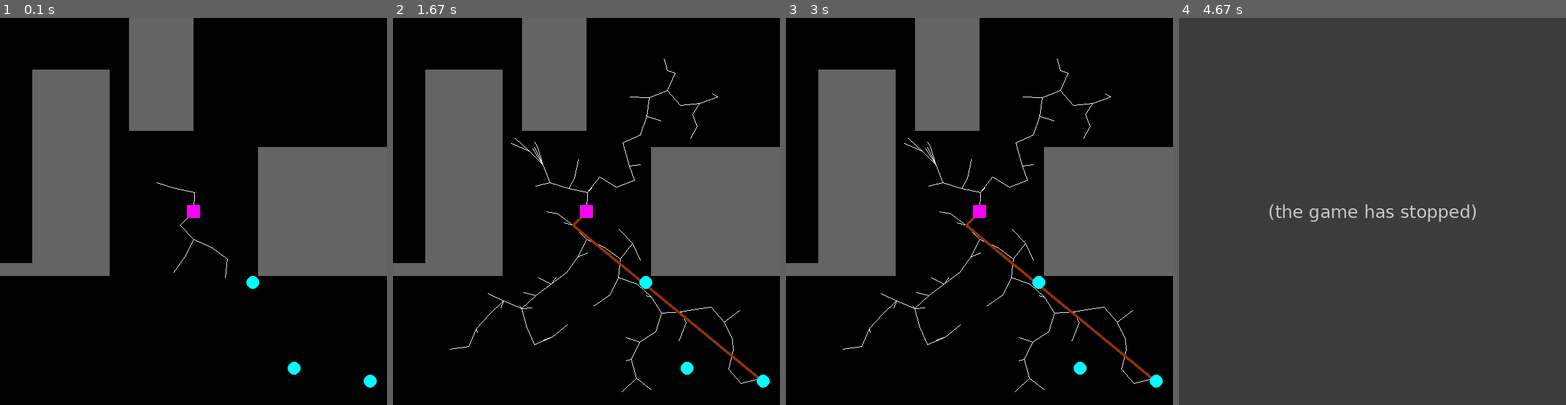
Above: before the commit, frames 1-4 (left to right).
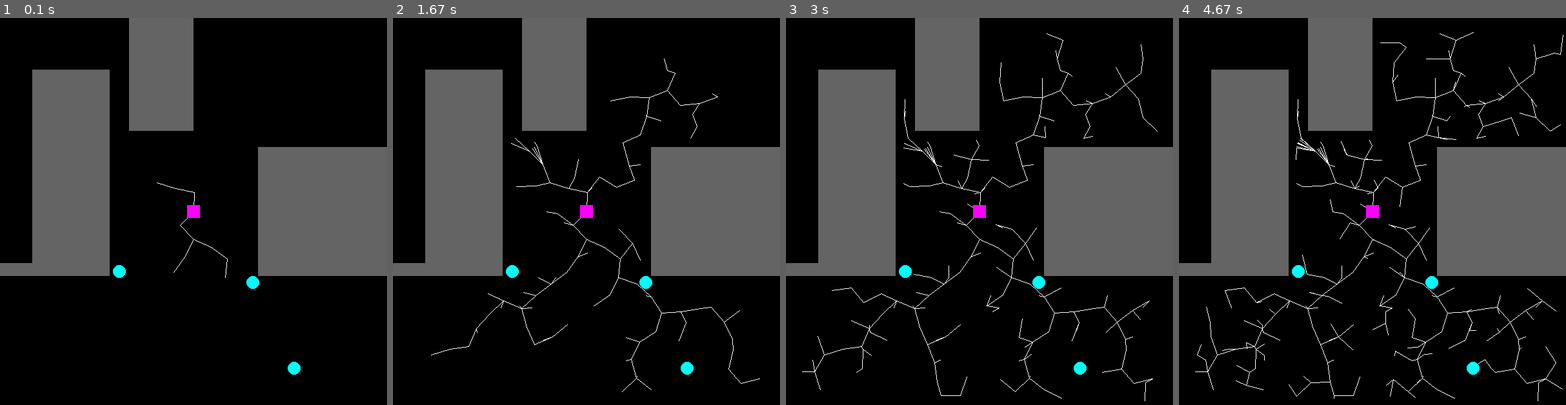
Above: after the commit, the same moments.

Repository: paulaksm/AIProj
Game: pygame game, started from environment.py
The game is run twice, just before and just after one commit, with the same random seed, the same clock (stepped at 60 frames per second) and the same inputs. The source is Python 2; it was converted automatically to run under Python 3.
Inputs:
- Up to frame 1 (0.1 s): no input
- Up to frame 2 (1.67 s): no input
- Up to frame 3 (3 s): no input
- Up to frame 4 (4.67 s): no input

The runs differ from the first frame. In frame 1, 0.2% of the frame differs, in the area x 29-98%, y 63-96%; in frame 2, 0.6%; in frame 3, 1.0%; in frame 4, 100%, in the area x 0-100%, y 0-100%.
Before the commit the program exited at 4.6 s; later frames show no game.

Commit message:
Now looks for all trashcan
HOWEVER: does not compute individual dist yet

Diff:
--- a/environment.py
+++ b/environment.py
@@ -96,6 +96,8 @@
     nodes = []
     nodes.append(init_node)
 
+    trashcan_status = []
+
     init_map()
     curr_state = 'build'
 
@@ -104,14 +106,16 @@
     for i in range(N_TRASHCANS):
         while collides((trashcans[i][0], trashcans[i][1])):
             trashcans[i] = np.random.randint(50, 600-50,2)
+        trashcan_status.append((trashcans[i], False, Node(None, None)))
+
 
     "for debug, static trashcan behind wall"
     #trashcans[0] = (500, 180)
     #trashcans[0] = (25, 350)
-    while True:
-        trashcans[0] = (random.randint(0, WIDTH), random.randint(0, HEIGHT))
-        if not collides(trashcans[0]):
-            break
+    #while True:
+    #    trashcans[0] = (random.randint(0, WIDTH), random.randint(0, HEIGHT))
+    #    if not collides(trashcans[0]):
+    #        break
 
     running = True
     goal = False
@@ -123,7 +127,6 @@
 
     robot = [300, 300]
     objRobot = pygame.Rect([robot[0] - ROBOT_WIDTH/2, robot[1] - ROBOT_HEIGHT/2, ROBOT_WIDTH, ROBOT_HEIGHT])
-
 
     while running:
 
@@ -145,25 +148,30 @@
                 newnode = new_step(parent.coord, rand)
                 nodes.append(Node(newnode,parent))
                 pygame.draw.line(screen, (255,255,255), parent.coord, newnode)
-
-                if goal_coll(trashcans[0], newnode, 10):
+                trashcans_found = 0
+                for tc in range(N_TRASHCANS):
+                    if goal_coll(trashcan_status[tc][0], newnode, 10) and not trashcan_status[tc][1]:
+                        trashcan_status[tc] = (trashcans[tc], True, nodes[-1])
+                    if trashcan_status[tc][1]:
+                        trashcans_found += 1
+                if trashcans_found == N_TRASHCANS:
                     goal = True
-                    goal_node = nodes[-1]
                     curr_state = 'goal_found'
+
         if curr_state == 'goal_found':
-
-            curr_node = goal_node
-            while curr_node.parent != None:
-                if curr_node.parent.parent != None and obstaclefree(curr_node.coord, curr_node.parent.parent.coord):
-                    curr_node.parent = curr_node.parent.parent
-                else:
+            for numerator in range(N_TRASHCANS):
+                curr_node = trashcan_status[numerator][2]
+                while curr_node.parent != None:
+                    if curr_node.parent.parent != None and obstaclefree(curr_node.coord, curr_node.parent.parent.coord):
+                        curr_node.parent = curr_node.parent.parent
+                    else:
+                        curr_node = curr_node.parent
+
+                curr_node = trashcan_status[numerator][2]
+                while curr_node.parent != None:
+                    pygame.draw.line(screen, (150,50,0), curr_node.coord, curr_node.parent.coord, 5)
+                    goal_dist += eucl_dist(curr_node.coord, curr_node.parent.coord)
                     curr_node = curr_node.parent
-
-            curr_node = goal_node
-            while curr_node.parent != None:
-                pygame.draw.line(screen, (150,50,0), curr_node.coord, curr_node.parent.coord, 5)
-                goal_dist += eucl_dist(curr_node.coord, curr_node.parent.coord)
-                curr_node = curr_node.parent
 
                 #trashcans[0].coord[0] +=
 
@@ -175,7 +183,6 @@
                 trashcans = np.delete(trashcans, np.s_[idx:idx+1], axis=0)
                 print("Checked trashcan", idx)
 
-
         pygame.draw.rect(screen, (255, 0, 255), objRobot)
         for event in pygame.event.get():
             if event.type == pygame.QUIT or (event.type == KEYDOWN and event.key == K_ESCAPE):
